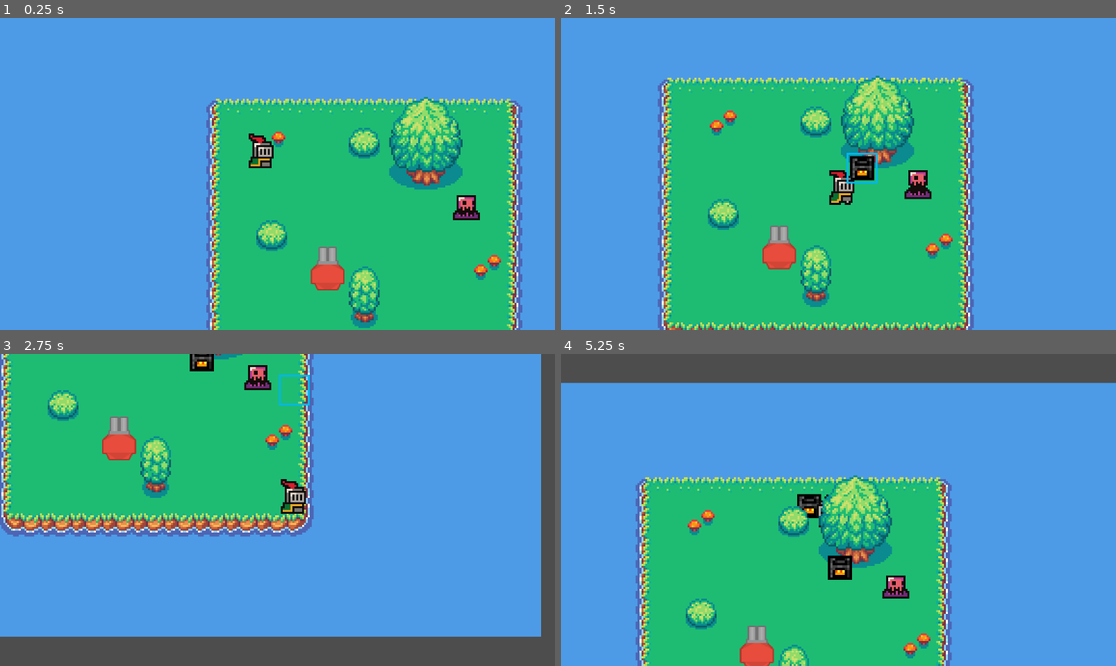
Above: before the commit, frames 1-4 (two rows, left to right).
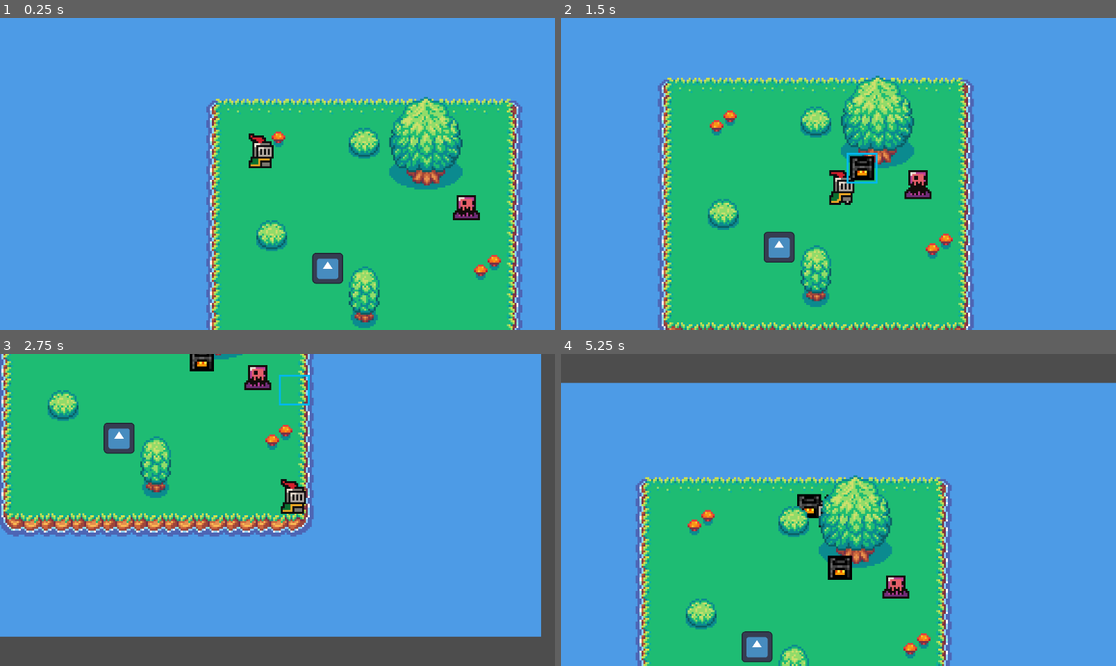
Above: after the commit, the same moments.

Repository: AlexAb123/May-Term
Game: Godot game, scene res://Scenes/Main.tscn
Two runs of this game, one before a commit and one after it. Both use one fixed random seed, a clock stepped at 60 frames per second and the inputs below. The engine's default icon, where the game draws it, is replaced by a stand-in: a white triangle on a blue panel in a dark square.
Inputs (mouse positions are in pixels of both pictures, inside the frame that each line leads up to):
- Up to frame 1 (0.25 s): no input
- Up to frame 2 (1.5 s): move the mouse to (960, 158) at 0.52 s; hold D (move_right) 0.53-1.28 s; tap X (x) at 0.6, 1.35 s; click (960, 158) at 0.67 s; move the mouse to (877, 167) at 1.27 s; hold S (move_down) from 1.28 s (still down); click (877, 167) at 1.42 s
- Up to frame 3 (2.75 s): move the mouse to (294, 375) at 2.02 s; release S (move_down) at 2.03 s; hold D (move_right) from 2.03 s (still down); tap Z (z) at 2.1 s; click (294, 375) at 2.17 s; tap X (x) at 2.3 s
- Up to frame 4 (5.25 s): move the mouse to (760, 360) at 2.77 s; release D (move_right) at 2.78 s; hold W (move_up) 2.78-3.53 s; tap X (x) at 2.85, 3.6, 4.55, 5.1 s; click (760, 360) at 2.92 s; move the mouse to (744, 500) at 3.52 s; hold A (move_left) 3.53-5.03 s; click (744, 500) at 3.67 s; move the mouse to (832, 544) at 4.27 s; tap Z (z) at 4.35 s; click (832, 544) at 4.42 s; hold S (move_down) from 5.03 s (still down); click (832, 544) at 5.17 s

The runs differ from the first frame. In frame 1, 0.7% of the frame differs, in the area x 55-63%, y 73-88%; in frame 2, 0.7%; in frame 3, 0.7%, in the area x 18-25%, y 20-35%; in frame 4, 0.7%.

Commit message:
renaming and targetid

Diff:
--- /dev/null
+++ b/Scenes/Defense Building.gd
@@ -0,0 +1 @@
+extends CharacterBody2D
--- a/Scenes/Archer.tscn
+++ b/Scenes/Defense Building.tscn
@@ -1,7 +1,7 @@
 [gd_scene load_steps=5 format=3 uid="uid://4evu2ykqbuna"]
 
-[ext_resource type="Script" path="res://Scenes/Archer.gd" id="1_yskuc"]
-[ext_resource type="Texture2D" uid="uid://bf6venx4sp7gl" path="res://assets/Tower and Enemies/towerDefense_tile250.png" id="2_paiy7"]
+[ext_resource type="Script" path="res://Scenes/Defense Building.gd" id="1_yskuc"]
+[ext_resource type="Texture2D" uid="uid://s4t57ssophup" path="res://icon.svg" id="2_irhsp"]
 
 [sub_resource type="CircleShape2D" id="CircleShape2D_emimc"]
 radius = 61.0
@@ -10,7 +10,7 @@
 radius = 5.99994
 height = 15.9999
 
-[node name="Cannon" type="CharacterBody2D"]
+[node name="Defense Building" type="CharacterBody2D"]
 collision_layer = 3
 script = ExtResource("1_yskuc")
 
@@ -19,17 +19,15 @@
 collision_mask = 2
 
 [node name="CollisionShape2D" type="CollisionShape2D" parent="detection_area"]
-visible = false
 shape = SubResource("CircleShape2D_emimc")
 
 [node name="Sprite2D" type="Sprite2D" parent="."]
 position = Vector2(0, -4)
-scale = Vector2(0.4, 0.4)
-texture = ExtResource("2_paiy7")
+scale = Vector2(0.125, 0.125)
+texture = ExtResource("2_irhsp")
 
 [node name="CollisionShape2D" type="CollisionShape2D" parent="."]
 rotation = 1.5751
-scale = Vector2(1, 1)
 shape = SubResource("CapsuleShape2D_dn8eh")
 
 [connection signal="body_entered" from="detection_area" to="." method="_on_detection_area_body_entered"]
--- a/Scenes/Archer.gd
+++ b/Scenes/Enemy.gd
@@ -1,9 +1,21 @@
 extends CharacterBody2D
 @onready var animated_sprite = get_node("AnimatedSprite2D")
-var hasTarget;
+
+var speed: int
+var damage: int
+var health: int
+var armor: int
+var hasTarget = false
+var targets: Array[int]
+var curr: Node
+
 
 func _on_detection_area_body_entered(body):
-	hasTarget = true
+	print(body.name)
+	if "Building" in body.name:
+		var temp = []
+		#currTargets = get_node("Tower").get_overlapping_bodies()
+		hasTarget = true
 
 
 func _on_detection_area_body_exited(body):
--- a/Scenes/Enemy.tscn
+++ b/Scenes/Enemy.tscn
@@ -1,5 +1,6 @@
-[gd_scene load_steps=14 format=3 uid="uid://b3xvsbpqeyd3s"]
+[gd_scene load_steps=16 format=3 uid="uid://b3xvsbpqeyd3s"]
 
+[ext_resource type="Script" path="res://Scenes/Enemy.gd" id="1_2i2ij"]
 [ext_resource type="Texture2D" uid="uid://cspf1k2foi5dl" path="res://assets/sprites/slime_purple.png" id="1_fqg8k"]
 
 [sub_resource type="AtlasTexture" id="AtlasTexture_etw0v"]
@@ -94,8 +95,12 @@
 radius = 1.99998
 height = 11.9999
 
+[sub_resource type="CircleShape2D" id="CircleShape2D_bow2o"]
+radius = 61.0
+
 [node name="Enemy" type="CharacterBody2D"]
 y_sort_enabled = true
+script = ExtResource("1_2i2ij")
 
 [node name="AnimatedSprite2D" type="AnimatedSprite2D" parent="."]
 sprite_frames = SubResource("SpriteFrames_mfmcn")
@@ -108,3 +113,13 @@
 [node name="CollisionShape2D" type="CollisionShape2D" parent="."]
 rotation = 1.57481
 shape = SubResource("CapsuleShape2D_ku6fp")
+
+[node name="detection_area" type="Area2D" parent="."]
+collision_layer = 2
+collision_mask = 2
+
+[node name="CollisionShape2D" type="CollisionShape2D" parent="detection_area"]
+shape = SubResource("CircleShape2D_bow2o")
+
+[connection signal="body_entered" from="detection_area" to="." method="_on_detection_area_body_entered"]
+[connection signal="body_exited" from="detection_area" to="." method="_on_detection_area_body_exited"]
--- a/Scenes/Main.tscn
+++ b/Scenes/Main.tscn
@@ -6,7 +6,7 @@
 [ext_resource type="Texture2D" uid="uid://s4t57ssophup" path="res://icon.svg" id="3_mlsly"]
 [ext_resource type="Texture2D" uid="uid://ds5p6d23xpleh" path="res://assets/Test/16x16/Tilesets/New/Solaria Demo Tiles.png" id="5_wuw67"]
 [ext_resource type="PackedScene" uid="uid://b3xvsbpqeyd3s" path="res://Scenes/Enemy.tscn" id="6_120ga"]
-[ext_resource type="PackedScene" uid="uid://4evu2ykqbuna" path="res://Scenes/Archer.tscn" id="7_m73u1"]
+[ext_resource type="PackedScene" uid="uid://4evu2ykqbuna" path="res://Scenes/Defense Building.tscn" id="7_m73u1"]
 
 [sub_resource type="TileSetAtlasSource" id="TileSetAtlasSource_ijkaf"]
 texture = ExtResource("5_wuw67")
